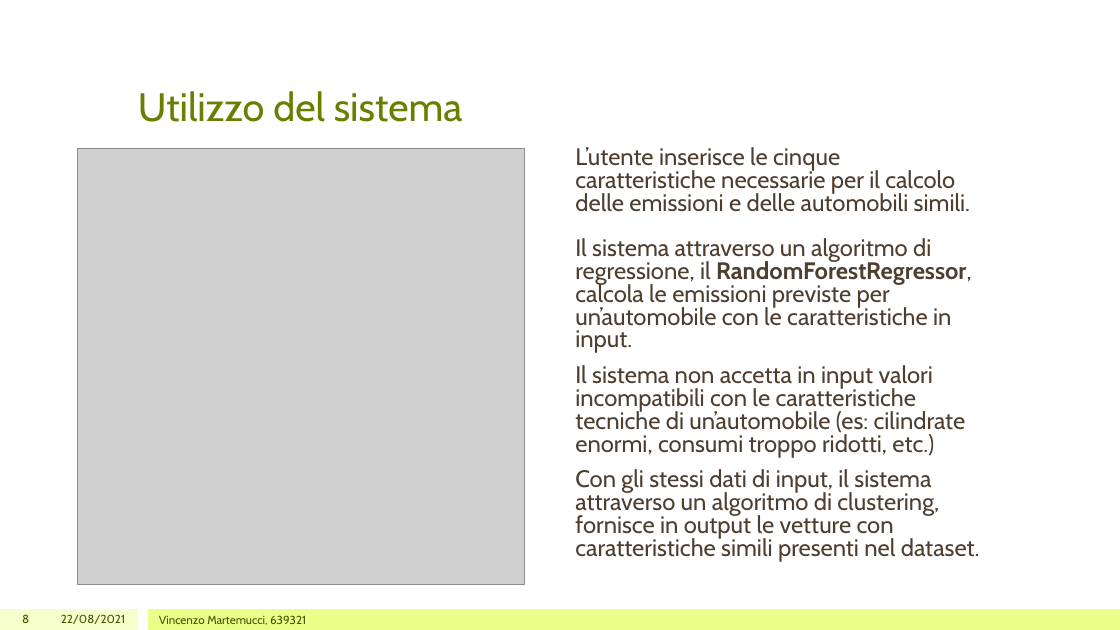
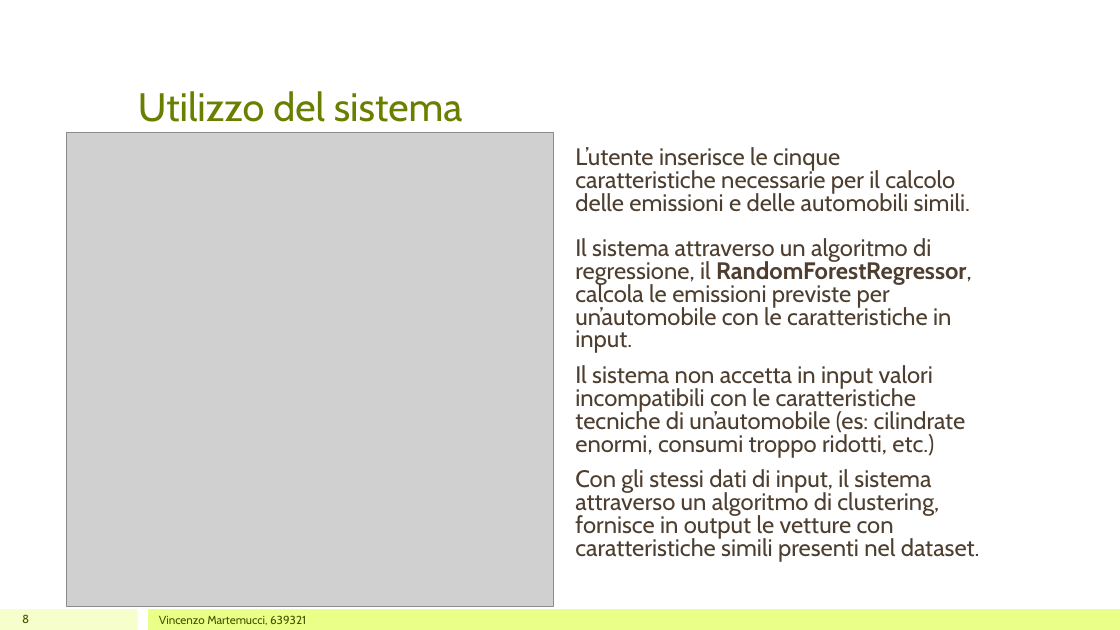
Before and after one commit to raimondoDiSangro/co2_car_emissions_ICON, a slide deck: slide 8 of Presentazione Progetto.pptx. Drawn at 1120x630 pixels with LibreOffice and Linux fonts; fonts in the diff are those of the drawing; grey boxes stand for pictures. Boxes give left, top, right and bottom in pixels: in the first picture for what was removed or moved away, otherwise in the second. Text is boxed around its words. In the diff, an @@ line names an element or a change of style, - is before the commit and + after.

```diff
--- a/Presentazione Progetto.pptx
+++ b/Presentazione Progetto.pptx
@@ picture: place and size @@
-picture at [77,149,524,584]
+picture at [66,133,553,607]
@@ text removed at [61,614,125,624] @@
-22/08/2021
```
Also in this commit, not shown: 5 other slides changed, 1 slide added, 5 other files.
